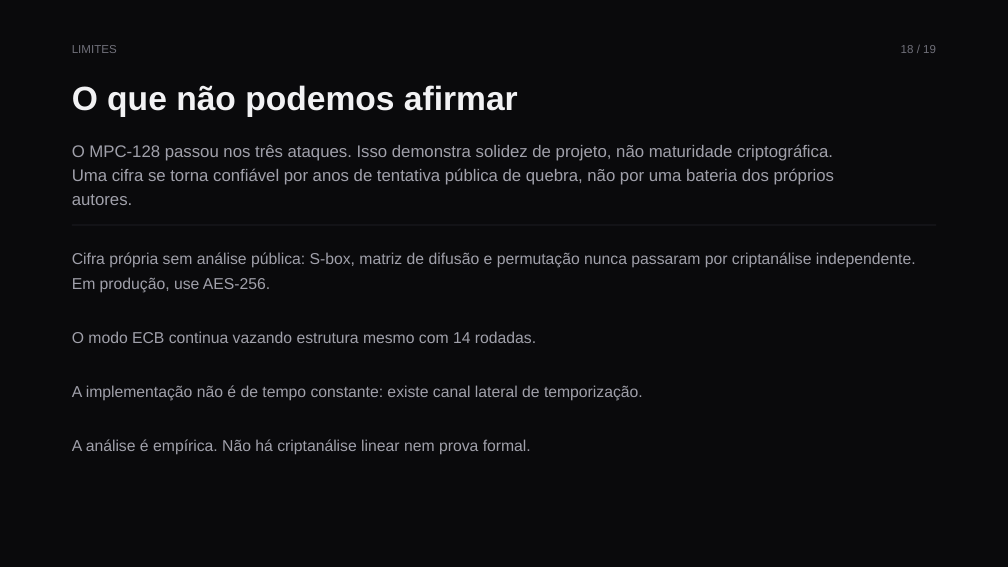
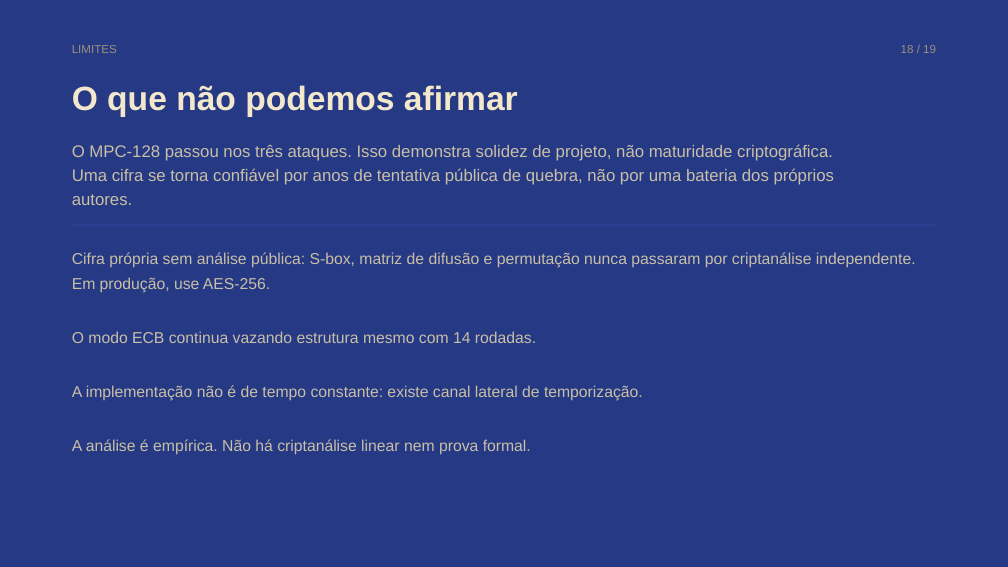
Before and after one commit to vinivent/MaxPay-Cyber, a slide deck: slide 18 of docs/MaxPay-apresentacao.pptx. Drawn at 1008x567 pixels with LibreOffice and Linux fonts; fonts in the diff are those of the drawing. Boxes give left, top, right and bottom in pixels: in the first picture for what was removed or moved away, otherwise in the second. Text is boxed around its words. In the diff, an @@ line names an element or a change of style, - is before the commit and + after.

```diff
--- a/docs/MaxPay-apresentacao.pptx
+++ b/docs/MaxPay-apresentacao.pptx
@@ background #0A0A0C to #253985 @@
@@ text "LIMITES" at (x1=72, y1=45, x2=117, y2=53): text colour #70707A to #9A927D @@
@@ text "18 / 19" at (x1=901, y1=45, x2=936, y2=53): text colour #70707A to #9A927D @@
@@ text "O que não podemos afirmar" at (x1=72, y1=85, x2=518, y2=117): text colour #F2F2F4 to #F3E8CB @@
@@ text "O MPC-128 passou nos três ..." at (x1=72, y1=144, x2=835, y2=205): text colour #A0A0AA to #C9BFA6 @@
@@ rectangle at (x1=72, y1=225, x2=936, y2=225): fill #26262C to #354CA6 @@
@@ text "Cifra própria sem análise pública: ..." at (x1=72, y1=252, x2=916, y2=451): text colour #A0A0AA to #C9BFA6 @@
```
Also in this commit, not shown: 18 other slides changed, 11 other files.
